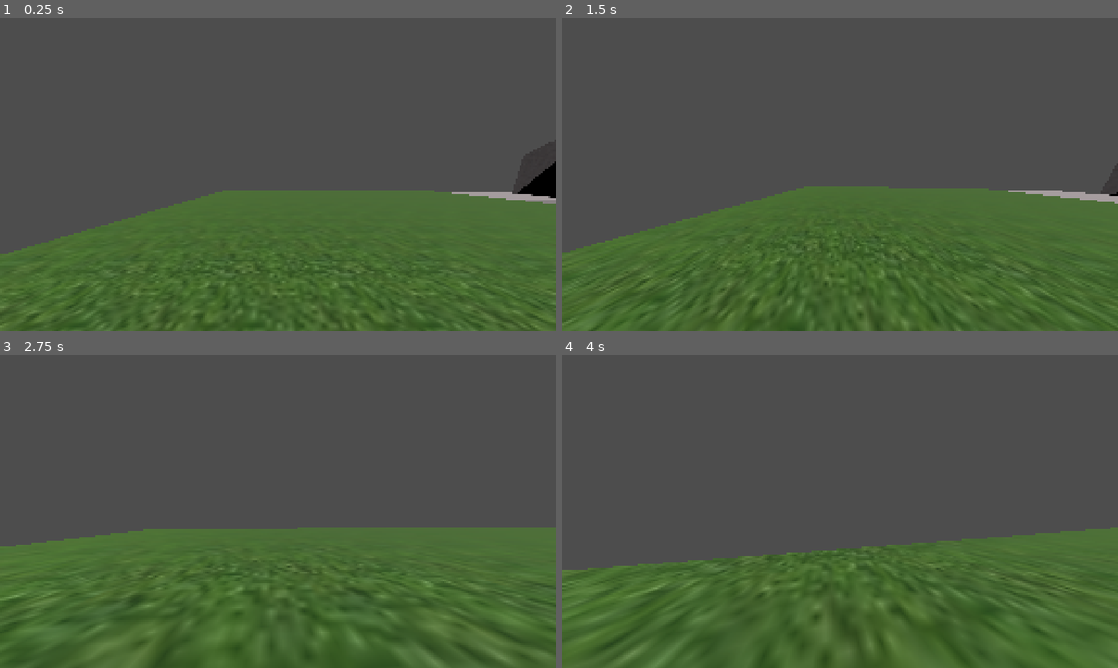
Above: before the commit, frames 1-4 (two rows, left to right).
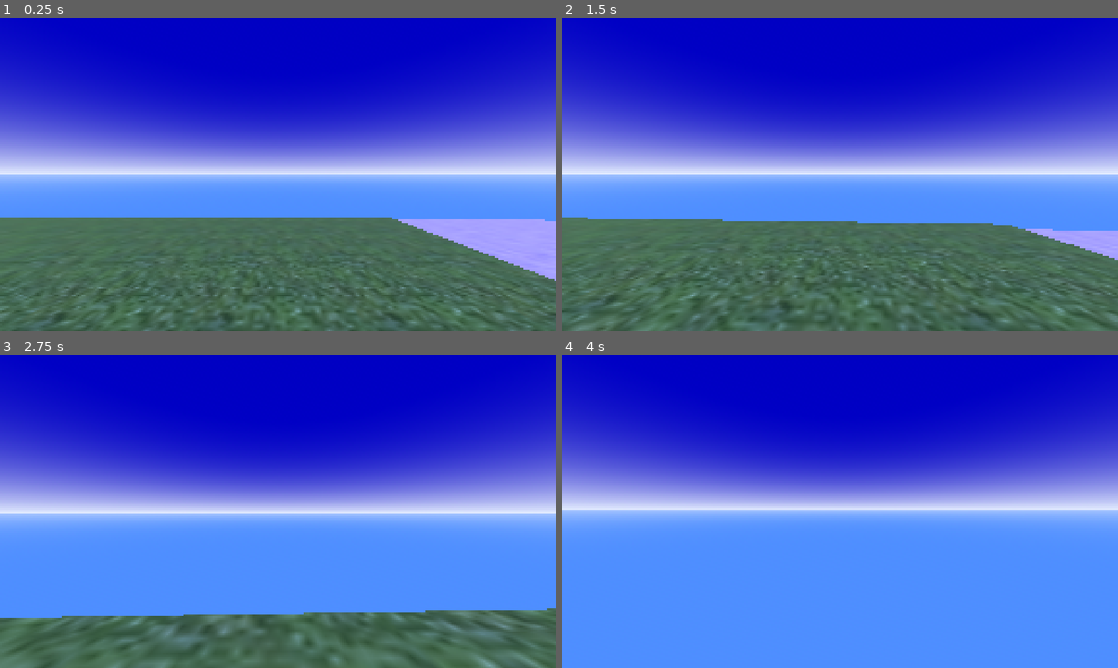
Above: after the commit, the same moments.

Repository: Guurf/Godot3DFirst
Game: Godot game, scene res://Scenes/world.tscn
Same seed, same stepped clock (60 frames per second), same inputs: the game is played once before the commit and once after it.
Inputs (mouse positions are in pixels of both pictures, inside the frame that each line leads up to):
- Up to frame 1 (0.25 s): no input
- Up to frame 2 (1.5 s): tap Enter at 0.5 s; move the mouse to (867, 174) at 0.52 s; hold W (up) from 0.53 s (still down); click (867, 174) at 0.6 s; tap Space (jump) at 0.77 s; move the mouse to (812, 174) at 1.27 s; click (812, 174) at 1.35 s
- Up to frame 3 (2.75 s): keep holding W (up); tap Space (jump) at 1.52 s; move the mouse to (289, 505) at 2.02 s; hold Shift (sprint) from 2.03 s (still down); click (289, 505) at 2.3 s
- Up to frame 4 (4 s): keep holding W (up); move the mouse to (834, 517) at 2.77 s; release Shift (sprint) at 2.78 s; tap Delete at 2.85 s; tap Space (jump) at 3.02, 3.77 s; click (834, 517) at 3.05 s; move the mouse to (878, 514) at 3.52 s; tap X at 3.6 s; click (878, 514) at 3.8 s

The runs differ from the first frame. In frame 1, 97% of the frame differs, in the area x 0-100%, y 0-100%; in frame 2, 97%; in frame 3, 97%; in frame 4, 100%.

Commit message:
Revert "dashing"
This reverts commit 0ecdd2a9d9745e0bb01272a29cfc1b894e0bc9ba.

Diff:
--- a/Materials/White.tres
+++ /dev/null
@@ -1,4 +0,0 @@
-[gd_resource type="StandardMaterial3D" format=3 uid="uid://d0w170in6ejqp"]
-
-[resource]
-shading_mode = 0
--- a/Scenes/world.tscn
+++ b/Scenes/world.tscn
@@ -8,6 +8,30 @@
 [ext_resource type="Material" uid="uid://bts0sei0yfd4g" path="res://Materials/Waterfall.tres" id="7_hwixp"]
 [ext_resource type="Material" uid="uid://ch4hb5mrdtuc4" path="res://Materials/Dirt.tres" id="8_ojjrx"]
 [ext_resource type="Material" uid="uid://cw3lerydlg5da" path="res://Materials/Water.tres" id="8_xbfvs"]
+
+[sub_resource type="ProceduralSkyMaterial" id="ProceduralSkyMaterial_jscgy"]
+sky_top_color = Color(0, 0, 0.764706, 1)
+sky_horizon_color = Color(0.898039, 0.933333, 1, 1)
+sky_curve = 0.102453
+ground_bottom_color = Color(0.305882, 0.556863, 1, 1)
+ground_horizon_color = Color(0.647059, 0.768627, 1, 1)
+ground_curve = 0.0246229
+
+[sub_resource type="Sky" id="Sky_3vp7f"]
+sky_material = SubResource("ProceduralSkyMaterial_jscgy")
+
+[sub_resource type="Environment" id="Environment_veiof"]
+background_mode = 2
+sky = SubResource("Sky_3vp7f")
+fog_light_color = Color(0.537255, 0.686275, 1, 1)
+fog_light_energy = 0.88
+fog_density = 0.0104
+fog_aerial_perspective = 1.0
+volumetric_fog_enabled = true
+volumetric_fog_density = 0.0426
+volumetric_fog_albedo = Color(0.298039, 0.223529, 1, 1)
+volumetric_fog_emission_energy = 0.0
+volumetric_fog_sky_affect = 0.444
 
 [sub_resource type="CapsuleMesh" id="CapsuleMesh_hff0h"]
 
@@ -377,22 +401,22 @@
 active_face = -1
 face_ids = PackedInt32Array(0, 1, 2, 3, 4, 5, 6, 7)
 
-[sub_resource type="Resource" id="Resource_3up7s"]
-script = ExtResource("4_mucqf")
-selected = false
-active = false
-collsion = true
-physics_layer = 0
-physics_mask = 0
-vertex_points = PackedVector3Array(-0.25, 0, -0.433012, -0.5, 0, 0, -0.25, 0, 0.433012, 0.25, 0, 0.433012, 0.5, 0, 0, 0.25, 0, -0.433012, -0.5, 4.5, 0, -0.25, 4.5, -0.433012, 0.25, 4.5, -0.433012, 0.5, 4.5, 0, 0.25, 4.5, 0.433012, -0.25, 4.5, 0.433012)
+[sub_resource type="Resource" id="Resource_pkwug"]
+script = ExtResource("4_mucqf")
+selected = false
+active = false
+collsion = true
+physics_layer = 0
+physics_mask = 0
+vertex_points = PackedVector3Array(-0.5, 0, 0, -0.25, 0, 0.433012, 0.25, 0, 0.433012, 0.5, 0, 0, 0.25, 0, -0.433012, -0.25, 0, -0.433012, -0.5, 4, 0, -0.25, 4, 0.433012, 0.25, 4, 0.433012, 0.5, 4, 0, 0.25, 4, -0.433012, -0.25, 4, -0.433012)
 vertex_selected = PackedByteArray(0, 0, 0, 0, 0, 0, 0, 0, 0, 0, 0, 0)
 active_vertex = -1
-edge_vertex_indices = PackedInt32Array(0, 1, 1, 2, 2, 3, 3, 4, 4, 5, 5, 0, 6, 7, 7, 8, 8, 9, 9, 10, 10, 11, 11, 6, 5, 8, 7, 0, 4, 9, 10, 3, 2, 11, 1, 6)
+edge_vertex_indices = PackedInt32Array(0, 1, 1, 2, 2, 3, 3, 4, 4, 5, 5, 0, 11, 10, 10, 9, 9, 8, 8, 7, 7, 6, 6, 11, 0, 6, 7, 1, 8, 2, 9, 3, 10, 4, 11, 5)
 edge_selected = PackedByteArray(0, 0, 0, 0, 0, 0, 0, 0, 0, 0, 0, 0, 0, 0, 0, 0, 0, 0)
 active_edge = -1
-edge_face_indices = PackedInt32Array(0, 7, 0, 6, 0, 4, 0, 5, 0, 3, 0, 2, 1, 7, 1, 2, 1, 3, 1, 5, 1, 4, 1, 6, 2, 3, 2, 7, 3, 5, 4, 5, 4, 6, 6, 7)
+edge_face_indices = PackedInt32Array(0, 2, 0, 3, 0, 4, 0, 5, 0, 6, 0, 7, 1, 6, 1, 5, 1, 4, 1, 3, 1, 2, 1, 7, 2, 7, 2, 3, 3, 4, 4, 5, 5, 6, 6, 7)
 face_vertex_count = PackedInt32Array(6, 6, 4, 4, 4, 4, 4, 4)
-face_vertex_indices = PackedInt32Array(0, 1, 2, 3, 4, 5, 6, 7, 8, 9, 10, 11, 0, 5, 8, 7, 9, 8, 5, 4, 11, 10, 3, 2, 9, 4, 3, 10, 6, 11, 2, 1, 6, 1, 0, 7)
+face_vertex_indices = PackedInt32Array(0, 1, 2, 3, 4, 5, 11, 10, 9, 8, 7, 6, 1, 0, 6, 7, 2, 1, 7, 8, 3, 2, 8, 9, 4, 3, 9, 10, 5, 4, 10, 11, 0, 5, 11, 6)
 face_material_indices = PackedInt32Array(0, 0, 0, 0, 0, 0, 0, 0)
 face_uv_transform = Array[Transform2D]([Transform2D(1, 0, 0, 1, 0, 0), Transform2D(1, 0, 0, 1, 0, 0), Transform2D(1, 0, 0, 1, 0, 0), Transform2D(1, 0, 0, 1, 0, 0), Transform2D(1, 0, 0, 1, 0, 0), Transform2D(1, 0, 0, 1, 0, 0), Transform2D(1, 0, 0, 1, 0, 0), Transform2D(1, 0, 0, 1, 0, 0)])
 face_visible = PackedByteArray(1, 1, 1, 1, 1, 1, 1, 1)
@@ -401,28 +425,28 @@
 active_face = -1
 face_ids = PackedInt32Array(0, 1, 2, 3, 4, 5, 6, 7)
 
-[sub_resource type="Resource" id="Resource_1i08h"]
-script = ExtResource("4_mucqf")
-selected = false
-active = false
-collsion = true
-physics_layer = 0
-physics_mask = 0
-vertex_points = PackedVector3Array(0.75, 0, 1.29904, 1.5, 0, 0, 0.75, 0, -1.29904, -0.75, 0, -1.29904, -1.5, 0, 0, -0.75, 0, 1.29904, 1.5, 0.5, 0, 0.75, 0.5, -1.29904, -0.75, 0.5, -1.29904, -1.5, 0.5, 0, 0.75, 0.5, 1.29904, -0.75, 0.5, 1.29904)
+[sub_resource type="Resource" id="Resource_xc11k"]
+script = ExtResource("4_mucqf")
+selected = false
+active = false
+collsion = true
+physics_layer = 0
+physics_mask = 0
+vertex_points = PackedVector3Array(-1.5, 0, 0, -0.75, 0, 1.29904, 0.75, 0, 1.29904, 1.5, 0, 0, 0.75, 0, -1.29904, -0.75, 0, -1.29904, -1.5, 1, 0, -0.75, 1, 1.29904, 0.75, 1, 1.29904, 1.5, 1, 0, 0.75, 1, -1.29904, -0.75, 1, -1.29904)
 vertex_selected = PackedByteArray(0, 0, 0, 0, 0, 0, 0, 0, 0, 0, 0, 0)
 active_vertex = -1
-edge_vertex_indices = PackedInt32Array(0, 1, 1, 2, 2, 3, 3, 4, 4, 5, 5, 0, 6, 7, 7, 2, 1, 6, 7, 8, 8, 3, 9, 8, 6, 10, 10, 11, 11, 9, 11, 5, 4, 9, 10, 0)
+edge_vertex_indices = PackedInt32Array(0, 1, 1, 2, 2, 3, 3, 4, 4, 5, 5, 0, 11, 10, 10, 9, 9, 8, 8, 7, 7, 6, 6, 11, 0, 6, 7, 1, 8, 2, 9, 3, 10, 4, 11, 5)
 edge_selected = PackedByteArray(0, 0, 0, 0, 0, 0, 0, 0, 0, 0, 0, 0, 0, 0, 0, 0, 0, 0)
 active_edge = -1
-edge_face_indices = PackedInt32Array(0, 7, 0, 1, 0, 2, 0, 6, 0, 4, 0, 5, 1, 3, 1, 2, 1, 7, 2, 3, 2, 6, 3, 6, 3, 7, 3, 5, 3, 4, 4, 5, 4, 6, 5, 7)
-face_vertex_count = PackedInt32Array(6, 4, 4, 6, 4, 4, 4, 4)
-face_vertex_indices = PackedInt32Array(0, 1, 2, 3, 4, 5, 6, 7, 2, 1, 3, 2, 7, 8, 9, 8, 7, 6, 10, 11, 9, 11, 5, 4, 0, 5, 11, 10, 9, 4, 3, 8, 6, 1, 0, 10)
+edge_face_indices = PackedInt32Array(0, 2, 0, 3, 0, 4, 0, 5, 0, 6, 0, 7, 1, 6, 1, 5, 1, 4, 1, 3, 1, 2, 1, 7, 2, 7, 2, 3, 3, 4, 4, 5, 5, 6, 6, 7)
+face_vertex_count = PackedInt32Array(6, 6, 4, 4, 4, 4, 4, 4)
+face_vertex_indices = PackedInt32Array(0, 1, 2, 3, 4, 5, 11, 10, 9, 8, 7, 6, 1, 0, 6, 7, 2, 1, 7, 8, 3, 2, 8, 9, 4, 3, 9, 10, 5, 4, 10, 11, 0, 5, 11, 6)
 face_material_indices = PackedInt32Array(0, 0, 0, 0, 0, 0, 0, 0)
-face_uv_transform = Array[Transform2D]([Transform2D(1, 0, 0, 1, 0, 0), Transform2D(1, 0, 0, 1, 0, -0.5), Transform2D(1, 0, 0, 1, 0, -0.5), Transform2D(1, 0, 0, 1, 0, 0), Transform2D(1, 0, 0, 1, 0, -0.5), Transform2D(1, 0, 0, 1, 0, -0.5), Transform2D(1, 0, 0, 1, 0, -0.5), Transform2D(1, 0, 0, 1, 0, -0.5)])
+face_uv_transform = Array[Transform2D]([Transform2D(1, 0, 0, 1, 0, 0), Transform2D(1, 0, 0, 1, 0, 0), Transform2D(1, 0, 0, 1, 0, 0), Transform2D(1, 0, 0, 1, 0, 0), Transform2D(1, 0, 0, 1, 0, 0), Transform2D(1, 0, 0, 1, 0, 0), Transform2D(1, 0, 0, 1, 0, 0), Transform2D(1, 0, 0, 1, 0, 0)])
 face_visible = PackedByteArray(1, 1, 1, 1, 1, 1, 1, 1)
 face_color = PackedColorArray(1, 1, 1, 1, 1, 1, 1, 1, 1, 1, 1, 1, 1, 1, 1, 1, 1, 1, 1, 1, 1, 1, 1, 1, 1, 1, 1, 1, 1, 1, 1, 1)
-face_selected = PackedByteArray(0, 0, 0, 1, 0, 0, 0, 0)
-active_face = 3
+face_selected = PackedByteArray(0, 0, 0, 0, 0, 0, 0, 0)
+active_face = -1
 face_ids = PackedInt32Array(0, 1, 2, 3, 4, 5, 6, 7)
 
 [sub_resource type="Resource" id="Resource_orqr0"]
@@ -473,6 +497,30 @@
 active_face = -1
 face_ids = PackedInt32Array(0, 1, 2, 3, 4, 5, 6, 7)
 
+[sub_resource type="Resource" id="Resource_8wf2y"]
+script = ExtResource("4_mucqf")
+selected = false
+active = false
+collsion = true
+physics_layer = 0
+physics_mask = 0
+vertex_points = PackedVector3Array(-4.21509, 0.25, 2.53148, -4.17979, 0.396593, 2.59261, -4.10048, 0.432798, 2.72999, -4.03687, 0.331354, 2.84015, -4.03687, 0.168646, 2.84015, -4.10048, 0.0672016, 2.72999, -4.17979, 0.103407, 2.59261, -0.0584526, 0.146593, -0.101242, -0.09375, 0, -0.16238, -0.0584526, -0.146593, -0.101242, 0.0208607, -0.182798, 0.0361328, 0.084465, -0.0813541, 0.146299, 0.084465, 0.0813541, 0.146299, 0.0208607, 0.182798, 0.0361328)
+vertex_selected = PackedByteArray(0, 0, 0, 0, 0, 0, 0, 0, 0, 0, 0, 0, 0, 0)
+active_vertex = -1
+edge_vertex_indices = PackedInt32Array(0, 1, 1, 2, 2, 3, 3, 4, 4, 5, 5, 6, 6, 0, 7, 8, 8, 9, 9, 10, 10, 11, 11, 12, 12, 13, 13, 7, 6, 9, 8, 0, 11, 4, 3, 12, 1, 7, 13, 2, 5, 10)
+edge_selected = PackedByteArray(0, 0, 0, 0, 0, 0, 0, 0, 0, 0, 0, 0, 0, 0, 0, 0, 0, 0, 0, 0, 0)
+active_edge = -1
+edge_face_indices = PackedInt32Array(0, 5, 0, 4, 0, 6, 0, 3, 0, 8, 0, 7, 0, 2, 1, 5, 1, 2, 1, 7, 1, 8, 1, 3, 1, 6, 1, 4, 2, 7, 2, 5, 3, 8, 3, 6, 4, 5, 4, 6, 7, 8)
+face_vertex_count = PackedInt32Array(7, 7, 4, 4, 4, 4, 4, 4, 4)
+face_vertex_indices = PackedInt32Array(0, 1, 2, 3, 4, 5, 6, 7, 8, 9, 10, 11, 12, 13, 0, 6, 9, 8, 12, 11, 4, 3, 2, 1, 7, 13, 7, 1, 0, 8, 2, 13, 12, 3, 6, 5, 10, 9, 5, 4, 11, 10)
+face_material_indices = PackedInt32Array(0, 0, 0, 0, 0, 0, 0, 0, 0)
+face_uv_transform = Array[Transform2D]([Transform2D(1, 0, 0, 1, 0, -0.75), Transform2D(1, 0, 0, 1, 0, -0.75), Transform2D(1, 0, 0, 1, 0, -0.75), Transform2D(1, 0, 0, 1, 0, -0.75), Transform2D(1, 0, 0, 1, 0, 0), Transform2D(1, 0, 0, 1, 0, -0.75), Transform2D(1, 0, 0, 1, 0, 0), Transform2D(1, 0, 0, 1, 0, 0), Transform2D(1, 0, 0, 1, 0, 0)])
+face_visible = PackedByteArray(1, 1, 1, 1, 1, 1, 1, 1, 1)
+face_color = PackedColorArray(1, 1, 1, 1, 1, 1, 1, 1, 1, 1, 1, 1, 1, 1, 1, 1, 1, 1, 1, 1, 1, 1, 1, 1, 1, 1, 1, 1, 1, 1, 1, 1, 1, 1, 1, 1)
+face_selected = PackedByteArray(1, 0, 0, 0, 0, 0, 0, 0, 0)
+active_face = -1
+face_ids = PackedInt32Array(0, 1, 2, 3, 4, 5, 6, 7, 8)
+
 [sub_resource type="Resource" id="Resource_0vjrm"]
 script = ExtResource("4_mucqf")
 selected = false
@@ -521,86 +569,41 @@
 active_face = -1
 face_ids = PackedInt32Array(0, 1, 2, 3, 4, 5, 6, 7, 8)
 
-[sub_resource type="Resource" id="Resource_hrii5"]
-script = ExtResource("4_mucqf")
-selected = false
-active = false
-collsion = true
-physics_layer = 0
-physics_mask = 0
-vertex_points = PackedVector3Array(0.157347, 0, 0.689377, 0.637081, 0, 0.306803, 0.637081, 0, -0.306803, 0.157347, 0, -0.689379, -0.440874, 0, -0.552839, -0.707108, 0, 0, -0.440874, 0, 0.552837, 0.157347, 6.3125, 0.689377, -0.440874, 6.3125, 0.552837, -0.707108, 6.3125, 0, -0.440874, 6.3125, -0.552839, 0.157347, 6.3125, -0.689379, 0.637081, 6.3125, -0.306803, 0.637081, 6.3125, 0.306803)
+[sub_resource type="Resource" id="Resource_ktj4d"]
+script = ExtResource("4_mucqf")
+selected = false
+active = false
+collsion = true
+physics_layer = 0
+physics_mask = 0
+vertex_points = PackedVector3Array(0.157347, 0, -0.689379, -0.440874, 0, -0.552839, -0.707108, 0, 0, -0.440874, 0, 0.552837, 0.157347, 0, 0.689377, 0.637081, 0, 0.306803, 0.637081, 0, -0.306803, 0.637081, 4.25, 0.306803, 0.637081, 4.25, -0.306803, 0.157347, 4.25, 0.689377, -0.440874, 4.25, 0.552837, -0.707108, 4.25, 0, -0.440874, 4.25, -0.552839, 0.157347, 4.25, -0.689379)
 vertex_selected = PackedByteArray(0, 0, 0, 0, 0, 0, 0, 0, 0, 0, 0, 0, 0, 0)
 active_vertex = -1
-edge_vertex_indices = PackedInt32Array(0, 1, 1, 2, 2, 3, 3, 4, 4, 5, 5, 6, 6, 0, 7, 8, 8, 9, 9, 10, 10, 11, 11, 12, 12, 13, 13, 7, 3, 11, 10, 4, 9, 5, 2, 12, 1, 13, 0, 7, 6, 8)
+edge_vertex_indices = PackedInt32Array(0, 1, 1, 2, 2, 3, 3, 4, 4, 5, 5, 6, 6, 0, 5, 7, 7, 8, 8, 6, 9, 10, 10, 11, 11, 12, 12, 13, 13, 8, 7, 9, 11, 2, 1, 12, 4, 9, 13, 0, 10, 3)
 edge_selected = PackedByteArray(0, 0, 0, 0, 0, 0, 0, 0, 0, 0, 0, 0, 0, 0, 0, 0, 0, 0, 0, 0, 0)
 active_edge = -1
-edge_face_indices = PackedInt32Array(0, 6, 0, 5, 0, 4, 0, 2, 0, 3, 0, 8, 0, 7, 1, 7, 1, 8, 1, 3, 1, 2, 1, 4, 1, 5, 1, 6, 2, 4, 2, 3, 3, 8, 4, 5, 5, 6, 6, 7, 7, 8)
-face_vertex_count = PackedInt32Array(7, 7, 4, 4, 4, 4, 4, 4, 4)
-face_vertex_indices = PackedInt32Array(0, 1, 2, 3, 4, 5, 6, 7, 8, 9, 10, 11, 12, 13, 4, 3, 11, 10, 9, 5, 4, 10, 2, 12, 11, 3, 2, 1, 13, 12, 7, 13, 1, 0, 7, 0, 6, 8, 5, 9, 8, 6)
+edge_face_indices = PackedInt32Array(0, 6, 0, 3, 0, 7, 0, 8, 0, 4, 0, 1, 0, 5, 1, 4, 1, 2, 1, 5, 2, 8, 2, 7, 2, 3, 2, 6, 2, 5, 2, 4, 3, 7, 3, 6, 4, 8, 5, 6, 7, 8)
+face_vertex_count = PackedInt32Array(7, 4, 7, 4, 4, 4, 4, 4, 4)
+face_vertex_indices = PackedInt32Array(0, 1, 2, 3, 4, 5, 6, 5, 7, 8, 6, 9, 10, 11, 12, 13, 8, 7, 11, 2, 1, 12, 9, 7, 5, 4, 0, 6, 8, 13, 0, 13, 12, 1, 3, 2, 11, 10, 9, 4, 3, 10)
 face_material_indices = PackedInt32Array(0, 0, 0, 0, 0, 0, 0, 0, 0)
-face_uv_transform = Array[Transform2D]([Transform2D(1, 0, 0, 1, -2, -0.75), Transform2D(1, 0, 0, 1, -2, -0.75), Transform2D(1, 0, 0, 1, -2, 0), Transform2D(1, 0, 0, 1, -0.75, 0), Transform2D(1, 0, 0, 1, -2, 0), Transform2D(1, 0, 0, 1, -0.75, 0), Transform2D(1, 0, 0, 1, -2, 0), Transform2D(1, 0, 0, 1, -2, 0), Transform2D(1, 0, 0, 1, -0.75, 0)])
+face_uv_transform = Array[Transform2D]([Transform2D(1, 0, 0, 1, -2, -0.75), Transform2D(1, 0, 0, 1, -0.75, 0), Transform2D(1, 0, 0, 1, -2, -0.75), Transform2D(1, 0, 0, 1, -0.75, 0), Transform2D(1, 0, 0, 1, -2, 0), Transform2D(1, 0, 0, 1, -2, 0), Transform2D(1, 0, 0, 1, -2, 0), Transform2D(1, 0, 0, 1, -0.75, 0), Transform2D(1, 0, 0, 1, -2, 0)])
 face_visible = PackedByteArray(1, 1, 1, 1, 1, 1, 1, 1, 1)
 face_color = PackedColorArray(1, 1, 1, 1, 1, 1, 1, 1, 1, 1, 1, 1, 1, 1, 1, 1, 1, 1, 1, 1, 1, 1, 1, 1, 1, 1, 1, 1, 1, 1, 1, 1, 1, 1, 1, 1)
-face_selected = PackedByteArray(0, 1, 0, 0, 0, 0, 0, 0, 0)
+face_selected = PackedByteArray(0, 0, 1, 0, 0, 0, 0, 0, 0)
 active_face = -1
 face_ids = PackedInt32Array(0, 1, 2, 3, 4, 5, 6, 7, 8)
 
-[sub_resource type="Resource" id="Resource_kkvem"]
-script = ExtResource("4_mucqf")
-selected = false
-active = false
-collsion = true
-physics_layer = 0
-physics_mask = 0
-vertex_points = PackedVector3Array(-0.5, 0, 0, -0.25, 0, 0.433012, 0.25, 0, 0.433012, 0.5, 0, 0, 0.25, 0, -0.433012, -0.25, 0, -0.433012, 0.25, 4.5, -0.433012, 0.5, 4.5, 0, 0.25, 4.5, 0.433012, -0.25, 4.5, 0.433012, -0.5, 4.5, 0, -0.25, 4.5, -0.433012)
-vertex_selected = PackedByteArray(0, 0, 0, 0, 0, 0, 0, 0, 0, 0, 0, 0)
-active_vertex = -1
-edge_vertex_indices = PackedInt32Array(0, 1, 1, 2, 2, 3, 3, 4, 4, 5, 5, 0, 6, 7, 7, 8, 8, 9, 9, 10, 10, 11, 11, 6, 2, 8, 7, 3, 9, 1, 0, 10, 5, 11, 4, 6)
-edge_selected = PackedByteArray(0, 0, 0, 0, 0, 0, 0, 0, 0, 0, 0, 0, 0, 0, 0, 0, 0, 0)
-active_edge = -1
-edge_face_indices = PackedInt32Array(0, 3, 0, 5, 0, 2, 0, 7, 0, 6, 0, 4, 1, 7, 1, 2, 1, 5, 1, 3, 1, 4, 1, 6, 2, 5, 2, 7, 3, 5, 3, 4, 4, 6, 6, 7)
-face_vertex_count = PackedInt32Array(6, 6, 4, 4, 4, 4, 4, 4)
-face_vertex_indices = PackedInt32Array(0, 1, 2, 3, 4, 5, 6, 7, 8, 9, 10, 11, 2, 8, 7, 3, 9, 1, 0, 10, 11, 10, 0, 5, 2, 1, 9, 8, 4, 6, 11, 5, 4, 3, 7, 6)
-face_material_indices = PackedInt32Array(0, 0, 0, 0, 0, 0, 0, 0)
-face_uv_transform = Array[Transform2D]([Transform2D(1, 0, 0, 1, 0, 0), Transform2D(1, 0, 0, 1, 0, 0), Transform2D(1, 0, 0, 1, 0, 0), Transform2D(1, 0, 0, 1, 0, 0), Transform2D(1, 0, 0, 1, 0, 0), Transform2D(1, 0, 0, 1, 0, 0), Transform2D(1, 0, 0, 1, 0, 0), Transform2D(1, 0, 0, 1, 0, 0)])
-face_visible = PackedByteArray(1, 1, 1, 1, 1, 1, 1, 1)
-face_color = PackedColorArray(1, 1, 1, 1, 1, 1, 1, 1, 1, 1, 1, 1, 1, 1, 1, 1, 1, 1, 1, 1, 1, 1, 1, 1, 1, 1, 1, 1, 1, 1, 1, 1)
-face_selected = PackedByteArray(0, 1, 0, 0, 0, 0, 0, 0)
-active_face = -1
-face_ids = PackedInt32Array(0, 1, 2, 3, 4, 5, 6, 7)
-
-[sub_resource type="Resource" id="Resource_6v0mm"]
-script = ExtResource("4_mucqf")
-selected = false
-active = false
-collsion = true
-physics_layer = 0
-physics_mask = 0
-vertex_points = PackedVector3Array(-1.5, 0, 0, -0.75, 0, 1.29904, 0.75, 0, 1.29904, 1.5, 0, 0, 0.75, 0, -1.29904, -0.75, 0, -1.29904, -1.5, 0.5, 0, -0.75, 0.5, 1.29904, 0.75, 0.5, 1.29904, 1.5, 0.5, 0, 0.75, 0.5, -1.29904, -0.75, 0.5, -1.29904)
-vertex_selected = PackedByteArray(0, 0, 0, 0, 0, 0, 0, 0, 0, 0, 0, 0)
-active_vertex = -1
-edge_vertex_indices = PackedInt32Array(0, 1, 1, 2, 2, 3, 3, 4, 4, 5, 5, 0, 11, 10, 10, 9, 9, 8, 8, 7, 7, 6, 6, 11, 0, 6, 7, 1, 8, 2, 9, 3, 10, 4, 11, 5)
-edge_selected = PackedByteArray(0, 0, 0, 0, 0, 0, 0, 0, 0, 0, 0, 0, 0, 0, 0, 0, 0, 0)
-active_edge = -1
-edge_face_indices = PackedInt32Array(0, 2, 0, 3, 0, 4, 0, 5, 0, 6, 0, 7, 1, 6, 1, 5, 1, 4, 1, 3, 1, 2, 1, 7, 2, 7, 2, 3, 3, 4, 4, 5, 5, 6, 6, 7)
-face_vertex_count = PackedInt32Array(6, 6, 4, 4, 4, 4, 4, 4)
-face_vertex_indices = PackedInt32Array(0, 1, 2, 3, 4, 5, 11, 10, 9, 8, 7, 6, 1, 0, 6, 7, 2, 1, 7, 8, 3, 2, 8, 9, 4, 3, 9, 10, 5, 4, 10, 11, 0, 5, 11, 6)
-face_material_indices = PackedInt32Array(0, 0, 0, 0, 0, 0, 0, 0)
-face_uv_transform = Array[Transform2D]([Transform2D(1, 0, 0, 1, 0, 0), Transform2D(1, 0, 0, 1, 0, 0), Transform2D(1, 0, 0, 1, 0, 0), Transform2D(1, 0, 0, 1, 0, 0), Transform2D(1, 0, 0, 1, 0, 0), Transform2D(1, 0, 0, 1, 0, 0), Transform2D(1, 0, 0, 1, 0, 0), Transform2D(1, 0, 0, 1, 0, 0)])
-face_visible = PackedByteArray(1, 1, 1, 1, 1, 1, 1, 1)
-face_color = PackedColorArray(1, 1, 1, 1, 1, 1, 1, 1, 1, 1, 1, 1, 1, 1, 1, 1, 1, 1, 1, 1, 1, 1, 1, 1, 1, 1, 1, 1, 1, 1, 1, 1)
-face_selected = PackedByteArray(0, 0, 0, 0, 0, 0, 0, 0)
-active_face = -1
-face_ids = PackedInt32Array(0, 1, 2, 3, 4, 5, 6, 7)
-
 [node name="World" type="Node3D"]
+
+[node name="WorldEnvironment2" type="WorldEnvironment" parent="."]
+environment = SubResource("Environment_veiof")
 
 [node name="DirectionalLight3D" type="DirectionalLight3D" parent="."]
 transform = Transform3D(-0.866025, -0.433013, 0.25, 0, 0.5, 0.866025, -0.5, 0.75, -0.433013, 0, 7.19305, 0)
 shadow_enabled = true
 
 [node name="Player" type="CharacterBody3D" parent="."]
-transform = Transform3D(1, 0, 0, 0, 1, 0, 0, 0, 1, -23.3012, 28.0437, 18.0757)
+transform = Transform3D(1, 0, 0, 0, 1, 0, 0, 0, 1, -0.0107107, 28.0437, -0.0441718)
 script = ExtResource("2_hvr7t")
 
 [node name="MeshInstance3D" type="MeshInstance3D" parent="Player"]
@@ -615,8 +618,7 @@
 transform = Transform3D(1, 0, 0, 0, 1, 0, 0, 0, 1, 0, 1.85768, 0)
 
 [node name="Camera3D" type="Camera3D" parent="Player/Head"]
-transform = Transform3D(1, 0, 0, 0, 1, 0, 0, 0, 1, 0, 0.13427, 0)
-fov = 70.0
+transform = Transform3D(1, 0, 0, 0, 1, 0, 0, 0, 1, 0, 0.134269, 0)
 
 [node name="CSGMesh3D" type="CSGMesh3D" parent="."]
 transform = Transform3D(1, 0, 0, 0, 1, 0, 0, 0, 1, 13.4297, 25.599, 0.970179)
@@ -715,13 +717,13 @@
 [node name="Block_14" type="Node3D" parent="."]
 transform = Transform3D(1, 0, 0, 0, 1, 0, 0, 0, 1, -25, 29.5, 27)
 script = ExtResource("3_1epun")
-block_data = SubResource("Resource_3up7s")
+block_data = SubResource("Resource_pkwug")
 materials = Array[Material]([ExtResource("6_jstdl")])
 
 [node name="Block_15" type="Node3D" parent="."]
-transform = Transform3D(1, 0, 0, 0, 1, 0, 0, 0, 1, -25, 34, 27)
-script = ExtResource("3_1epun")
-block_data = SubResource("Resource_1i08h")
+transform = Transform3D(1, 0, 0, 0, 1, 0, 0, 0, 1, -25, 33.5, 27)
+script = ExtResource("3_1epun")
+block_data = SubResource("Resource_xc11k")
 materials = Array[Material]([ExtResource("6_jstdl")])
 
 [node name="Block_16" type="Node3D" parent="."]
@@ -736,6 +738,12 @@
 block_data = SubResource("Resource_e8nbx")
 materials = Array[Material]([ExtResource("6_jstdl")])
 
+[node name="Block_18" type="Node3D" parent="."]
+transform = Transform3D(1, 0, 0, 0, 1, 0, 0, 0, 1, -17.875, 30.375, 29.1875)
+script = ExtResource("3_1epun")
+block_data = SubResource("Resource_8wf2y")
+materials = Array[Material]([ExtResource("6_jstdl")])
+
 [node name="Block_19" type="Node3D" parent="."]
 transform = Transform3D(1, 0, 0, 0, 1, 0, 0, 0, 1, -17.5, 29.5, 24.25)
 script = ExtResource("3_1epun")
@@ -751,17 +759,5 @@
 [node name="Block_21" type="Node3D" parent="."]
 transform = Transform3D(1, 0, 0, 0, 1, 0, 0, 0, 1, -22.5, 26.5, 32.25)
 script = ExtResource("3_1epun")
-block_data = SubResource("Resource_hrii5")
-materials = Array[Material]([ExtResource("6_jstdl")])
-
-[node name="Block_18" type="Node3D" parent="."]
-transform = Transform3D(1, 0, 0, 0, 1, 0, 0, 0, 1, -17.5, 30.5, 22.5)
-script = ExtResource("3_1epun")
-block_data = SubResource("Resource_kkvem")
-materials = Array[Material]([ExtResource("6_jstdl")])
-
-[node name="Block_22" type="Node3D" parent="."]
-transform = Transform3D(1, 0, 0, 0, 1, 0, 0, 0, 1, -17.5, 35, 22.5)
-script = ExtResource("3_1epun")
-block_data = SubResource("Resource_6v0mm")
-materials = Array[Material]([ExtResource("6_jstdl")])
+block_data = SubResource("Resource_ktj4d")
+materials = Array[Material]([ExtResource("6_jstdl")])
--- a/Scripts/Player.gd
+++ b/Scripts/Player.gd
@@ -4,8 +4,7 @@
 const WALK_SPEED = 5.0
 const SPRINT_SPEED = 8.0
 const JUMP_VELOCITY = 7
-const DASH_VELOCITY = 20
-const SENSITIVITY = 0.008
+const SENSITIVITY = 0.004
 const coyote_max = 15
 var coyote_time = coyote_max
 
@@ -16,7 +15,7 @@
 
 #fov variables
 const BASE_FOV = 70.0
-const FOV_CHANGE = 4
+const FOV_CHANGE = 1.5
 
 # Get the gravity from the project settings to be synced with RigidBody nodes.
 var gravity = 15;
@@ -51,12 +50,10 @@
 	else:
 		speed = WALK_SPEED
 
-
 	# Get the input direction and handle the movement/deceleration.
 	# As good practice, you should replace UI actions with custom gameplay actions.
 	var input_dir = Input.get_vector("left", "right", "up", "down")
 	var direction = (head.transform.basis * Vector3(input_dir.x, 0, input_dir.y)).normalized()
-
 
 	if is_on_floor():
 		if direction:
@@ -70,15 +67,6 @@
 		velocity.x = lerp(velocity.x, direction.x * speed, delta * 4.0)
 		velocity.z = lerp(velocity.z, direction.z * speed, delta * 4.0)
 
-			# Handle Dash?
-	if Input.is_action_just_pressed("dash"):
-		velocity.x = direction.x * DASH_VELOCITY
-		velocity.z = direction.z * DASH_VELOCITY
-		if Input.is_action_pressed("up"):
-			velocity.y = camera.rotation.x * (DASH_VELOCITY / 2)
-		elif Input.is_action_pressed("down"):
-			velocity.y = -(camera.rotation.x * (DASH_VELOCITY / 2))
-
 	# Head Bob
 	t_bob += delta * velocity.length() * float(is_on_floor())
 	camera.transform.origin = _headbob(t_bob)
@@ -90,7 +78,7 @@
 
 	if coyote_time < 0: coyote_time = 0
 	move_and_slide()
-	print(direction.y)
+	print(coyote_time)
 func _headbob(time) -> Vector3:
 	var pos = Vector3.ZERO;
 	pos.y = sin(time * BOB_FREQ) * BOB_AMP
--- a/project.godot
+++ b/project.godot
@@ -21,7 +21,6 @@
 
 [display]
 
-window/size/mode=3
 window/stretch/mode="viewport"
 window/stretch/scale=4.0
 
@@ -61,11 +60,6 @@
 "events": [Object(InputEventKey,"resource_local_to_scene":false,"resource_name":"","device":-1,"window_id":0,"alt_press …(182 unchanged characters)…
 ]
 }
-dash={
-"deadzone": 0.5,
-"events": [Object(InputEventMouseButton,"resource_local_to_scene":false,"resource_name":"","device":-1,"window_id":0,"alt_pressed":false,"shift_pressed":false,"ctrl_pressed":false,"meta_pressed":false,"button_mask":0,"position":Vector2(0, 0),"global_position":Vector2(0, 0),"factor":1.0,"button_index":1,"pressed":false,"double_click":false,"script":null)
-]
-}
 
 [physics]
 
Not shown: 1 places in Scenes/world.tscn that only renumber resources
